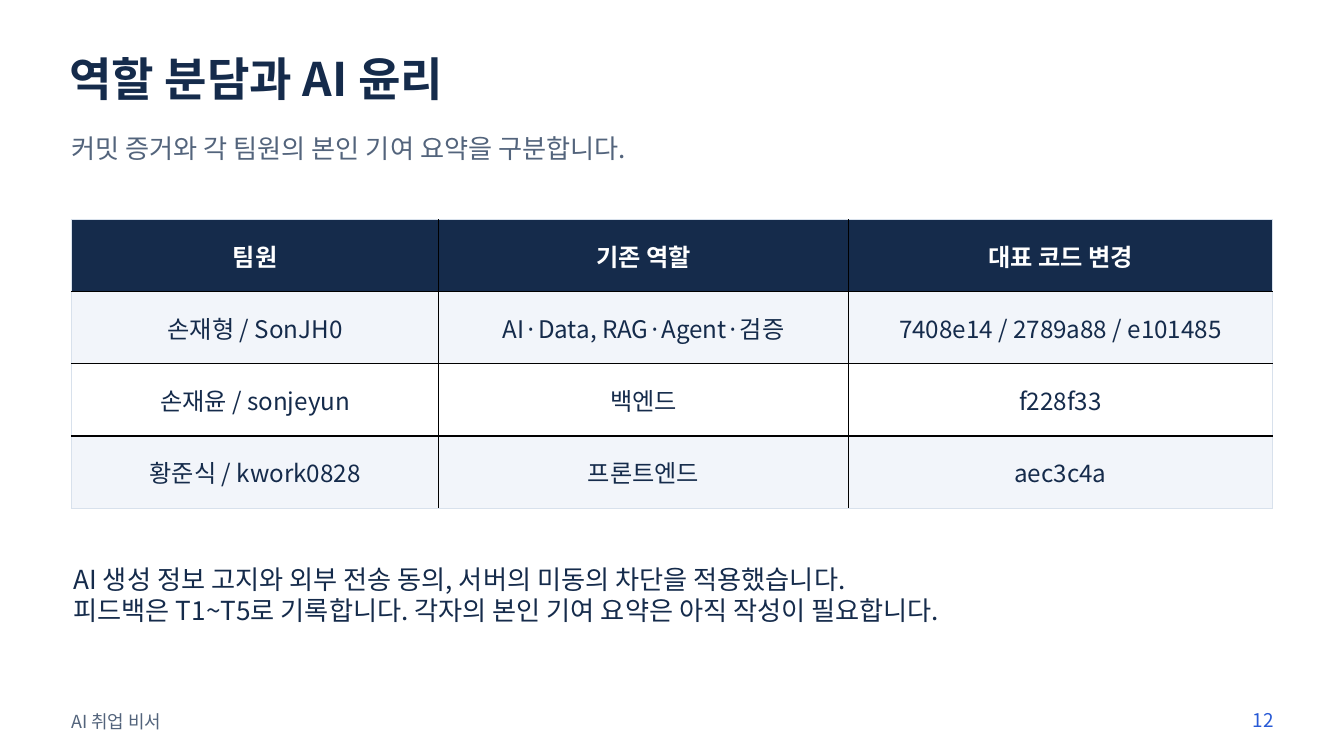
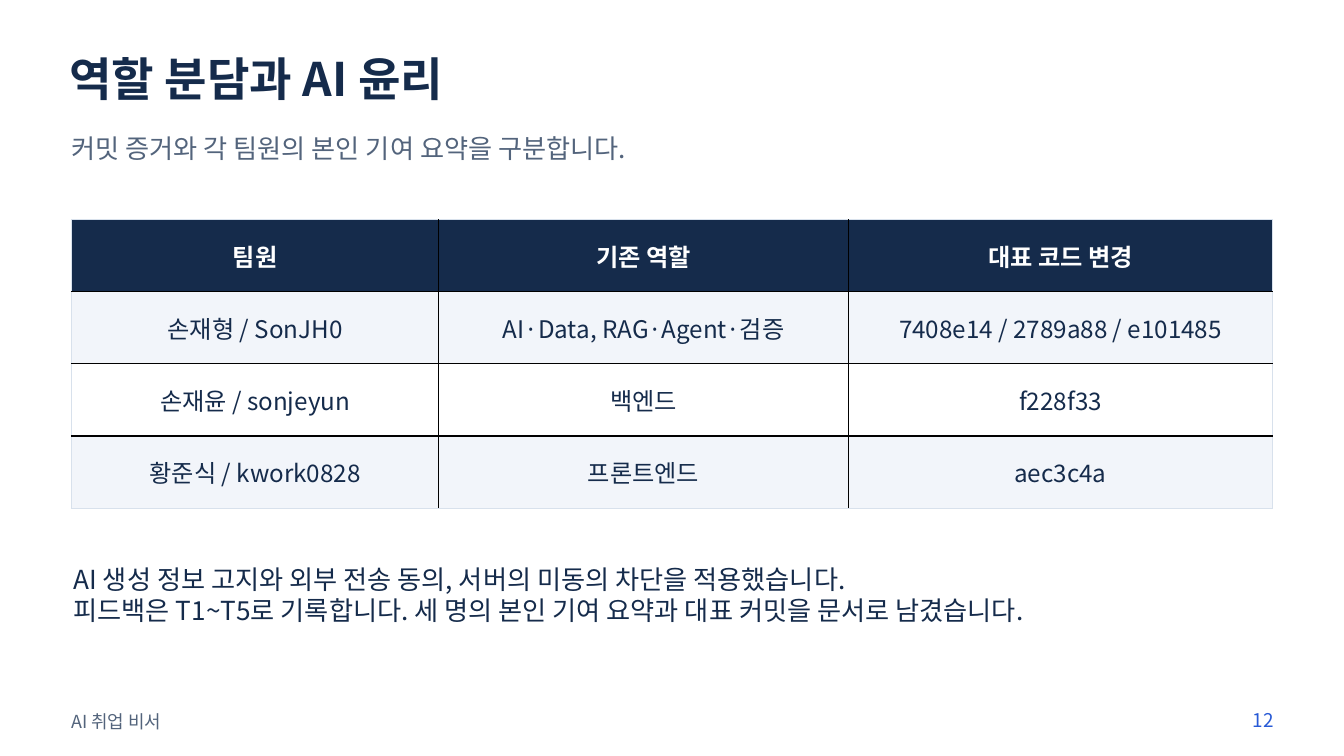
Before and after one commit to SonJH0/aisupport, a slide deck: slide 12 of docs/presentation/presentation.pptx. Drawn at 1344x756 pixels with LibreOffice and Linux fonts; fonts in the diff are those of the drawing. Boxes give left, top, right and bottom in pixels: in the first picture for what was removed or moved away, otherwise in the second. Text is boxed around its words. In the diff, an @@ line names an element or a change of style, - is before the commit and + after.

Commit message:
docs: 최종 제출 문서와 발표 자료 상태 갱신

```diff
--- a/docs/presentation/presentation.pptx
+++ b/docs/presentation/presentation.pptx
@@ text at [73,593,1023,622]: text changed @@
-피드백은 T1~T5로 기록합니다. 각자의 본인 기여 요약은 아직 작성이 필요합니다.
+피드백은 T1~T5로 기록합니다. 세 명의 본인 기여 요약과 대표 커밋을 문서로 남겼습니다.
```
Also in this commit, not shown: 1 other slide changed, 23 other files.
